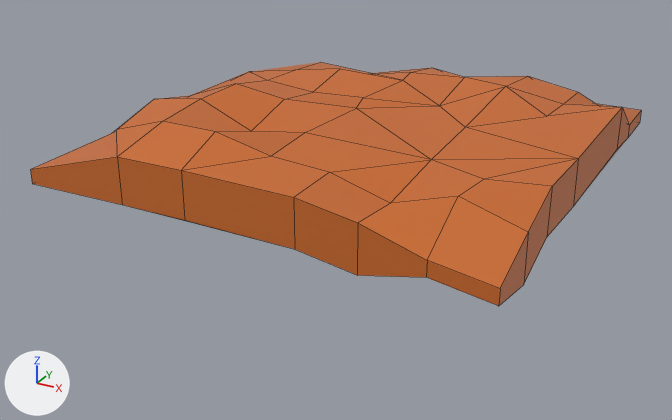
One commit to the FBX model TDRoguelike/Assets/Materials/Models/Path Curve 2.fbx: the scene before it, then after it.
Rendered twice from a 50 mm lens placed at (4.76, -9.49, 3.68), pointed at (-0.33, -0.24, -0.94). Every picture has the same lights, and +X, +Y and +Z are marked at lower left. Mesh edges are drawn as thin lines. Where no turn or scale is listed for an object, it has been applied to the vertices.

Names of what the first picture shows: 'Path Curve 2'.
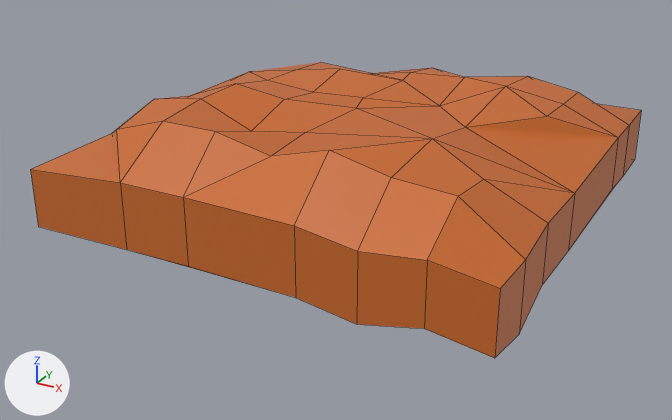
The newer file is also turned or shifted as a whole; pictures and numbers use the older file's frame.

The change in detail:
me_path_curve_2 has 71 vertices, 75 faces and spans x -2.97..2.57, y -2.57..2.97, z -0.47..0.55.
me_path_curve_2 is used by ob_path_curve_2; location (0.0, 0.0, 0.0).
me_path_curve_2 part 1: all 18 vertices in x -2.97..2.57, y -2.57..2.97, z -0.47..-0.25 are moved by (0.0, 0.0, -0.53).
me_path_curve_2 part 2: all 3 vertices in x 2.57, y -1.19..1.65, z 0.26..0.3 are moved by (0.0, 0.0, -0.39).
me_path_curve_2 part 3: all 4 vertices in x -1.66..1.18, y -2.57, z 0.15..0.28 are moved by (0.0, 0.0, -0.29).
me_path_curve_2 part 4: the 1 vertex in x 2.57, y -1.88, z 0.08 is moved by (0.0, 0.0, -0.28).
me_path_curve_2 part 5: all 2 vertices in x 0.49..1.21, y -1.88..-0.98, z 0.24..0.28 are moved by (0.0, 0.0, 0.23).
me_path_curve_2 part 6: the 1 vertex in x 1.18, y -1.88, z 0.08 is moved by (0.0, 0.0, 0.27).

Boxes (x1, y1, x2, y2) around the edits, measured in the pictures (672 x 420 px; the box of a moved part takes in the faces that stretch with it):
'Path Curve 2', reshaped (21% taller): before (30, 62, 641, 306); after (30, 62, 641, 358)
part 1 of me_path_curve_2, moved or reshaped: before (128, 112, 641, 306); after (140, 112, 641, 358)
part 2 of me_path_curve_2, moved or reshaped: before (467, 93, 629, 237); after (466, 93, 629, 285)
part 3 of me_path_curve_2, moved or reshaped: before (30, 122, 427, 277); after (30, 122, 427, 329)
part 4 of me_path_curve_2, moved or reshaped: before (427, 179, 552, 305); after (427, 179, 548, 357)
part 5 of me_path_curve_2, moved or reshaped: before (182, 106, 577, 197); after (184, 106, 574, 226)
part 6 of me_path_curve_2, moved or reshaped: before (294, 160, 483, 260); after (294, 139, 483, 260)
